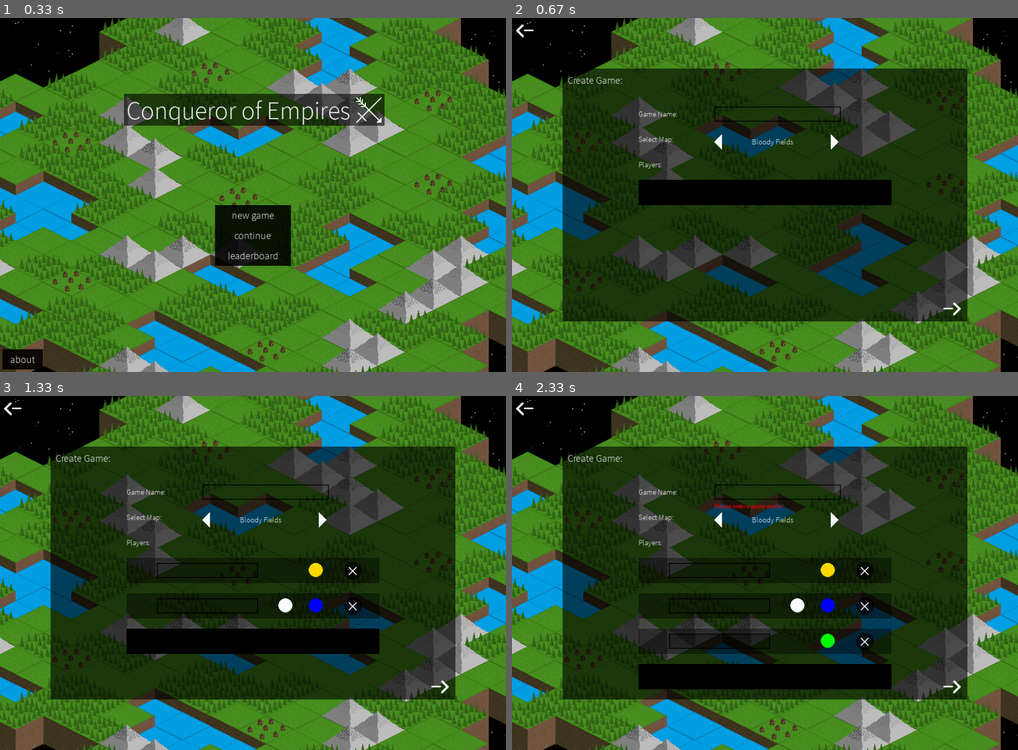
Above: before the commit, frames 1-4 (two rows, left to right).
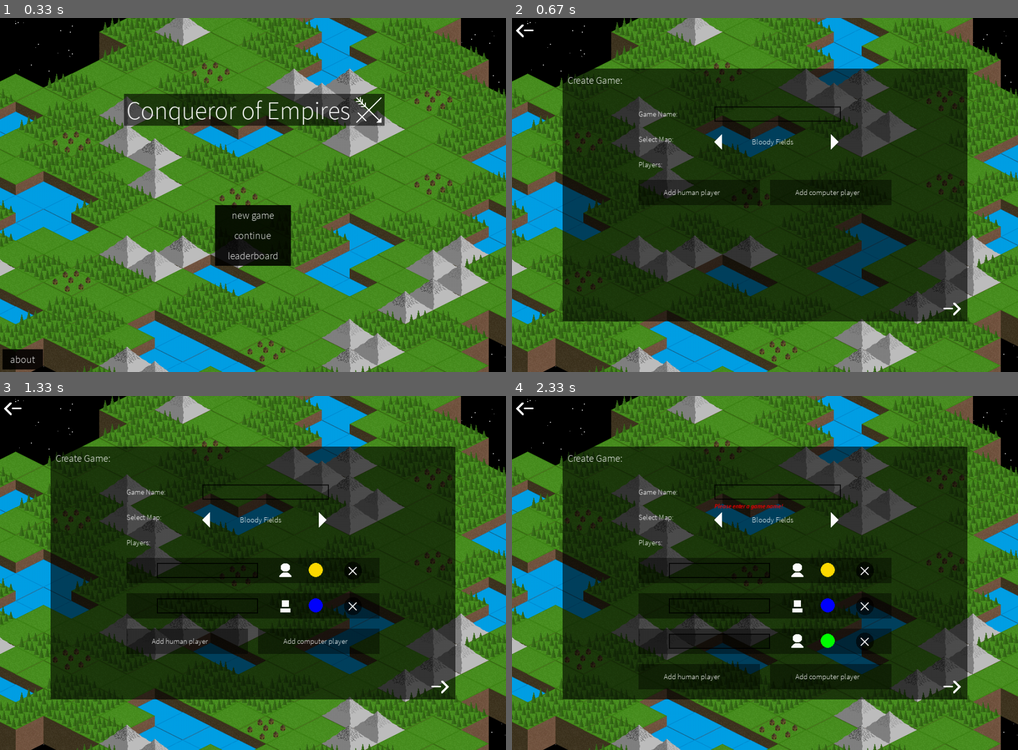
Above: after the commit, the same moments.

Repository: ben-ryder/Conqueror-of-Empires
Game: pygame game, started from main.py
Two runs of this game, one before a commit and one after it. Both use one fixed random seed, a clock stepped at 60 frames per second and the inputs below.
Inputs (mouse positions are in pixels of both pictures, inside the frame that each line leads up to):
- Up to frame 1 (0.33 s): no input
- Up to frame 2 (0.67 s): click (744, 209) at 0.38 s
- Up to frame 3 (1.33 s): click (131, 576) at 0.72 s; click (318, 604) at 1.05 s, where only the run after the commit has a clickable "Add computer player"
- Up to frame 4 (2.33 s): click (952, 686) at 1.38 s; click (775, 452) at 1.72 s; click (699, 640) at 2.05 s, where only the run after the commit has a clickable "Add human player"

Frame 1 is identical in both runs. In frame 2, 3.2% of the frame differs, in the area x 25-75%, y 45-53%; in frame 3, 3.3%; in frame 4, 3.4%, in the area x 25-75%, y 47-83%.

Commit message:
GH-2: Improving user interface for selecting player type.

Diff:
--- a/project/menus/newgame.py
+++ b/project/menus/newgame.py
@@ -195,13 +195,9 @@
 
         self.colour_manager = ColourPicker()
 
-        # pygame_gui.Button not designed to be moved once defined, inherited to SlotButton to allow for this.
-        self.add_human_button = SlotButton(paths.uiMenuPath + "add-human-slot.png",
-                                           paths.uiMenuPath + "add-human-slot-hover.png",
-                                           self.origin[0], self.origin[1])
-        self.add_computer_button = SlotButton(paths.uiMenuPath + "add-computer-slot.png",
-                                              paths.uiMenuPath + "add-computer-slot-hover.png",
-                                              self.origin[0] + 250, self.origin[1])
+        # pygame_gui.Button not designed to be moved once defined, inherited to NewPlayerSlot to allow for this.
+        self.add_human_button = NewPlayerSlot([self.origin[0], self.origin[1]], "human")
+        self.add_computer_button = NewPlayerSlot([self.origin[0] + 260, self.origin[1]], "computer")
 
         self.slot_size = [200, 30]
         self.slot_padding = 40
@@ -248,8 +244,7 @@
         old_slots = self.players.copy()
         self.players = []
         for player_slot in old_slots:  # allows slots to auto move up if an above slot is deleted.
-            self.players.append(PlayerSlot(self, self.get_slot_bottom(),
-                                           player_slot.colour, player_slot.name_entry.text.text))
+            self.players.append(PlayerSlot(self, self.get_slot_bottom(), player_slot.colour, player_slot.control, player_slot.name_entry.text.text))
 
     def handle_click(self):
         added = False
@@ -283,7 +278,7 @@
             self.add_human_button.change_position(new_position)
             self.add_human_button.draw(display)
 
-            computer_slot_position = [new_position[0] + 250, new_position[1]]
+            computer_slot_position = [new_position[0] + 260, new_position[1]]
             self.add_computer_button.change_position(computer_slot_position)
             self.add_computer_button.draw(display)
 
@@ -309,6 +304,9 @@
         self.delete_self = pygame_gui.Button(paths.uiPath + "cross.png", paths.uiPath + "cross-hover.png",
                                              self.origin[0]+430, self.origin[1]+8)
 
+        self.computer_player_indicator = pygame_gui.Image(paths.uiMenuPath + "computer-icon.png", self.origin[0] + 300, self.origin[1] + 10)
+        self.human_player_indicator = pygame_gui.Image(paths.uiMenuPath + "human-icon.png", self.origin[0] + 300, self.origin[1] + 10)
+
     def get_dict(self):
         return {
             "name": self.name_entry.get_text(),
@@ -341,7 +339,9 @@
         pygame.draw.ellipse(display, constants.COLOURS[self.colour], [self.origin[0]+360, self.origin[1]+10, 28, 28])
 
         if self.control == "computer":
-            pygame.draw.ellipse(display, constants.COLOURS["white"], [self.origin[0] + 300, self.origin[1] + 10, 28, 28])
+            self.computer_player_indicator.draw(display)
+        else:
+            self.human_player_indicator.draw(display)
 
         self.delete_self.draw(display)
 
@@ -422,9 +422,40 @@
         self.forward_button.draw(display)
 
 
-class SlotButton(pygame_gui.Button):
-    """ Specific to PlayerManager, button must change position depending on number of slots """
+class NewPlayerSlot:
+    """ A individual game slot, seen on the screen. managed by FileSelector """
+    def __init__(self, position, player_control):
+        self.position = position
+        self.player_control = player_control
+
+        # GUI Setup
+        self.back_panel = pygame_gui.Panel([self.position[0], self.position[1], 240, 50],
+                                           100,
+                                           constants.COLOURS["panel"])
+        self.back_panel_hover = pygame_gui.Panel([self.position[0], self.position[1], 240, 50],
+                                                 50,
+                                                 constants.COLOURS["panel"])
+
+        self.text = pygame_gui.Text(
+            "Add " + player_control + " player",
+            constants.FONTS["sizes"]["medium"], constants.FONTS["colour"], constants.FONTS["main"],
+            self.position[0] + 50, self.position[1] + 15)
+
+    def check_clicked(self):
+        return self.mouse_over()
+
+    def mouse_over(self):
+        return self.back_panel.rect.collidepoint(pygame.mouse.get_pos())
+
     def change_position(self, position):
-        self.rect.topleft = position
-        self.rest_image.rect.topleft = position
-        self.hover_image.rect.topleft = position
+        self.back_panel.rect.topleft = position
+        self.back_panel_hover.rect.topleft = position
+        self.text.change_position(position[0] + 50, position[1] + 15)
+
+    def draw(self, display):
+        if self.mouse_over():
+            self.back_panel_hover.draw(display)
+        else:
+            self.back_panel.draw(display)
+
+        self.text.draw(display)
--- a/pygame_gui/text.py
+++ b/pygame_gui/text.py
@@ -22,6 +22,11 @@
         self.graphic_text = self.graphic_font.render(self.text, True, self.colour)
         self.rect = self.graphic_text.get_rect().move(self.x, self.y)
 
+    def change_position(self, x, y):
+        self.x = x
+        self.y = y
+        self._config_text()
+
     def get_rect(self):
         return self.rect
 
Binary file removed: assets/images/menu/add-computer-slot-hover.png
Binary file removed: assets/images/menu/add-computer-slot.png
Binary file removed: assets/images/menu/add-human-slot-hover.png
Binary file removed: assets/images/menu/add-human-slot.png
Binary file added: assets/images/menu/computer-icon.png
Binary file added: assets/images/menu/human-icon.png
